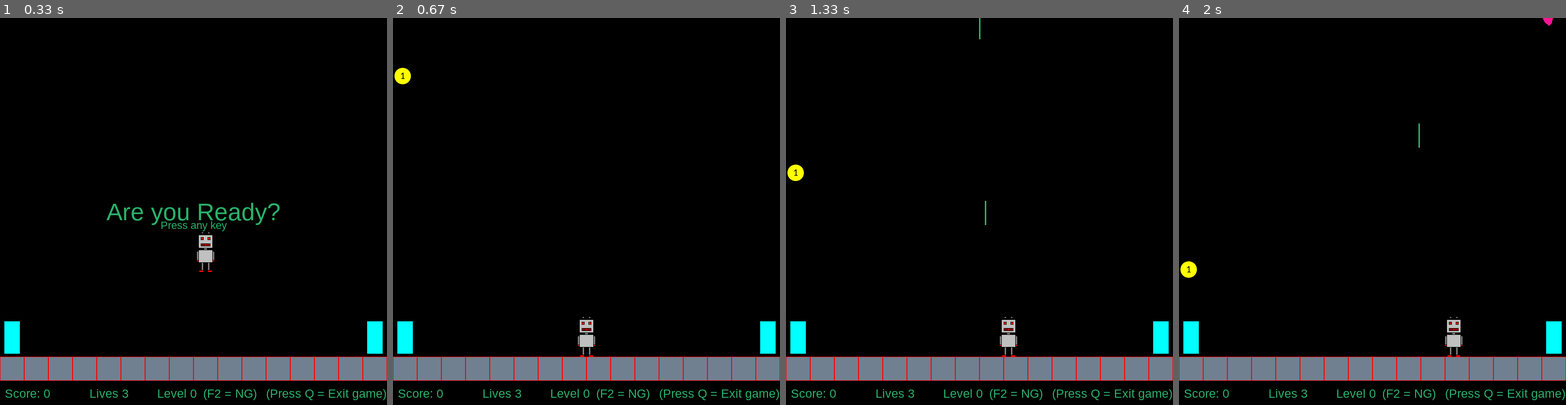
Above: before the commit, frames 1-4 (left to right).
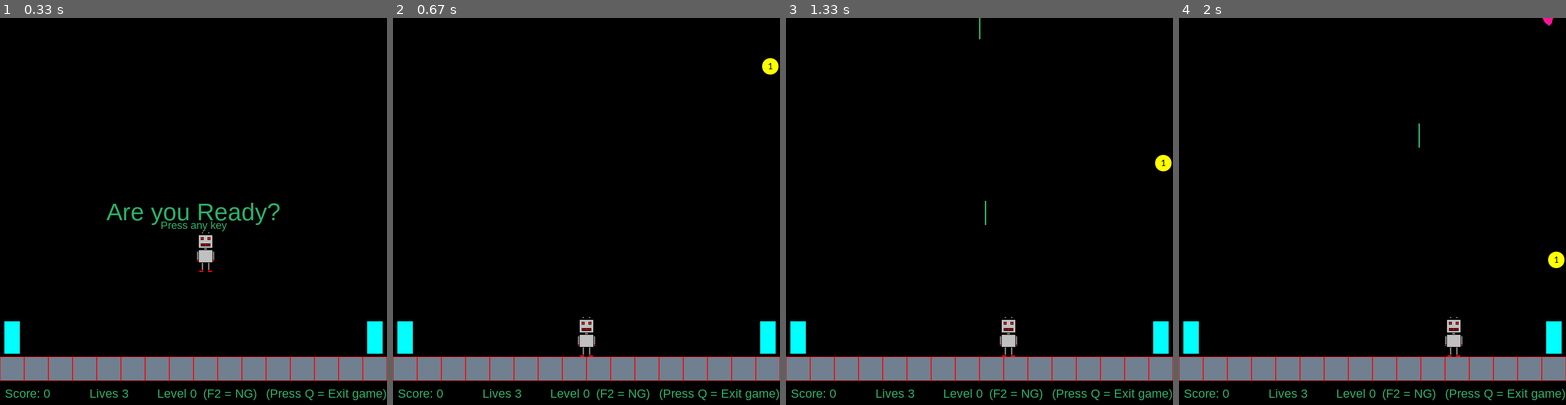
Above: after the commit, the same moments.

Repository: Acrofil/PygameGameProject
Game: pygame game, started from main.py
Two runs of this game, one before a commit and one after it. Both use one fixed random seed, a clock stepped at 60 frames per second and the inputs below.
Inputs:
- Up to frame 1 (0.33 s): no input
- Up to frame 2 (0.67 s): tap Space at 0.33 s
- Up to frame 3 (1.33 s): tap Space at 0.67, 1.07 s; hold Right from 1 s (still down)
- Up to frame 4 (2 s): tap Space at 1.37, 1.57, 1.87 s; release Right at 1.47 s; hold Right 1.5-1.97 s

Frame 1 is identical in both runs. In frame 2, 0.3% of the frame differs, in the area x 0-100%, y 10-18%; in frame 3, 0.3%; in frame 4, 0.3%.

Commit message:
third commit update to final version and update readme

Diff:
--- a/main.py
+++ b/main.py
@@ -4,9 +4,9 @@
 import random
 import os
 
-##################################################### GAME INFO #################################################
+################################################ GAME INFO ######################################################
 #                                                                                                               #
-# - Game Objective - Collect 5 coins to level up, starting point level 0, end point reach level 5 withour dying.#
+# - Game Objective - Collect 5 coins to level up, starting point level 0, end point reach level 5 without dying.#
 # - Two types of ghosts come from above:                                                                        #
 # - Type 1: Gray: They are following you whenever you go.                                                       #
 # - Type 2: Pink: They only fall down, but can do damage too                                                    #
@@ -17,16 +17,16 @@
 # - If you shoot another ghost the coin respawns at the new location. Sometimes would be necessary to do so.    #
 # - There is some kind of escape mechanism with the doors, with little delay between usage.                     #
 # - Goal is to reach level 5 without spending all your lives/hits.                                              #
-# *Bonus coin spawns at the start of the game                                                                   #
+# - Bonus coin spawns at random location - Left or Right corner at the start of the game.                       #
 #                                                                                                               #
-##################################################### GAME INFO #################################################
+################################################ GAME INFO ######################################################
 
 pg.init()
 
-# Start game at center
+# Start game at center of the screen
 os.environ['SDL_VIDEO_CENTERED'] = '1'
 
-# Global parameters
+# Global's
 WIN_WIDTH, WIN_HEIGHT = (800, 800)
 RED = (255, 0, 0)
 BLACK = (0, 0, 0)
@@ -34,23 +34,25 @@
 GRAY = (177, 177, 177)
 PINK = (255,20,147)
 POINTS = 25
-
-# Class for creating our enemies, loading images, editing them and random location on screen
+FPS = 60
+
+# Class for creating the enemies, loading images, editing them and random location on screen
 class EnemyController:
     def __init__(self, window_rect):
         # Create enemies
         self.window_rect = window_rect
         self.enemies = []
         self.player_enemies = 5
+        self.gray_enemy_image = self.enemy_image_load('gray')
+        self.pink_enemy_image = self.enemy_image_load('pink')
         self.create_enemies()
 
+        # Used only for our game over screen
         self.enemy_image_won = self.enemy_image_load('pink')
         self.enemy_image_won_rect = self.enemy_image_won.get_rect()
 
     # Create our enemies. Load them and do modifications. Append them to our list with enemies
     def create_enemies(self):
-        self.gray_enemy_image = self.enemy_image_load('gray')
-        self.pink_enemy_image = self.enemy_image_load('pink')
 
         for i in range(self.player_enemies):
             self.enemies.append(self.random_enemy_location('gray'))
@@ -62,7 +64,7 @@
         arr.replace(from_, to)
         del arr
 
-    # Load enemy image, swap colors, transform.
+    # Load enemy image, swap colors, transform image
     def enemy_image_load(self, type):
         image = pg.image.load('monster.png').convert_alpha()
         if type == 'gray':
@@ -82,7 +84,7 @@
 
             return transformed_image
 
-    # Random enemy location on screen
+    # Generate random enemy location on screen
     def random_enemy_location(self, type):
         x = random.randint(0, self.window_rect.width)
         y = random.randint(-500, -100)
@@ -92,7 +94,7 @@
         elif type == 'pink':
             return Enemy(self.pink_enemy_image, self.window_rect, (x, y), type)
 
-    # Update our enemies and check for: Collision with player, if enemy is killed, if enemy is off screen
+    # Update our enemies and check for: Collision with player, if enemy is killed or if enemy is off screen
     def update(self, player, window):
         for enemy in self.enemies:
             enemy.update(player)
@@ -102,28 +104,33 @@
                 player.add_points(POINTS)
                 self.enemies.append(self.random_enemy_location(enemy_type))
 
-            if enemy.collide_player: # If collide with player
+             # If there is collision with player
+            if enemy.collide_player:
                 self.enemies.remove(enemy)
                 player.take_damage(1)
                 self.enemies.append(self.random_enemy_location(enemy_type))
                 # Sometimes generates error when player is moving and ghost touch it
                 break
 
-            if enemy.off_screen: # If its offscren, remove it and add it to a starting location again
+            # If its offscren, remove it and add it to a random starting location again
+            if enemy.off_screen:
                 self.enemies.remove(enemy)
                 enemy.off_screen = False
                 self.enemies.append(self.random_enemy_location(enemy_type))
 
-            if player.upgrade_enemies: # If level up upgrade_enemies == True
+            # If level up upgrade_enemies == True. Upgrade max enemies, set upgrade to false for next level up
+            if player.upgrade_enemies:
                 self.update_max_enemies(player)
                 player.upgrade_enemies = False
 
             enemy.draw(window)
 
     def update_max_enemies(self, player):
-
-        self.player_enemies += 5 # Increase our enemies by 5
-        self.create_enemies()    # Create new enemies
+        # Increase our max enemies by 5 - 5 of each kind so its 10
+        # Create new enemies
+        self.player_enemies += 5
+        self.create_enemies()
+        print(len(self.enemies))
 
 class Enemy:
     def __init__(self, image, window_rect, starting_position, enemy_type):
@@ -143,6 +150,7 @@
         # Enemy position on screen
         self.off_screen = False
 
+    # Method to keep track of player position and move the ghost toward him
     def position_to_player(self, player_rect):
         c = math.sqrt((player_rect.x - self.rect.x) ** 2 + (player_rect.y - self.distance_from_player - self.rect.y) **2)
         try:
@@ -152,6 +160,7 @@
             return False
         return (x, y)
 
+    # Update each enemy type and move them
     def update(self, player):
         if self.enemy_type == 'gray':
             new_position = self.position_to_player(player.rect) # We send player rect location
@@ -172,11 +181,11 @@
 
     # Check player collision
     def check_player_collision(self, player):
-        # Check if both rects collide
-        if self.rect.colliderect(player.rect): # If they do collide
-            offset_x = player.rect.x - self.rect.x # Create offset x and y
+        # Check if both rects collide.  If they do collide,  create offset x and y and check if masks collide too.
+        if self.rect.colliderect(player.rect):
+            offset_x = player.rect.x - self.rect.x
             offset_y = player.rect.y - self.rect.y
-            if self.mask.overlap(player.mask, (offset_x, offset_y)): # Check if masks collide
+            if self.mask.overlap(player.mask, (offset_x, offset_y)):
                 self.collide_player = True
 
     # Draw enemy on screen/surface/window
@@ -227,6 +236,7 @@
         self.door_delay = 1000
         self.can_enter = False
 
+        # To update our stats information - take_damage, add_points, level_up
         self.tools = tools
 
     def take_damage(self, value):
@@ -245,22 +255,21 @@
         if self.level == 5:
             self.game_won = True
 
-    # Listening for events for player pressing space == shooting
+    # Listening for events for player if pressing space == shooting
     def get_event(self, event):
         if event.type == pg.KEYDOWN:
             if event.key == pg.K_SPACE:
                 if self.add_laser:  # If True == We can shoot
                     self.lasers.append(GhostBlaster(self.rect.center, self.window_rect, self.bullet_color)) # Create laser obj from Laser class and append to lasers
-                    self.add_laser = False                                                           # Set to False after appending
-            if event.key == pg.K_F2:
-                pass
+                    self.add_laser = False # Set to False after appending
             if event.key == pg.K_q:
                 pg.quit()
                 sys.exit()
 
     # Update player
     def update(self, keys, enemies, door):
-        self.rect.clamp_ip(self.window_rect) # Set boundaries for player for moving off screen
+        # Set boundaries for player not being able moving off screen
+        self.rect.clamp_ip(self.window_rect)
 
         # Move left or right
         if keys[pg.K_LEFT]:
@@ -279,12 +288,12 @@
             if remove:
                 self.lasers.remove(laser)
 
-        # Check collision with laser, ghosts and door
+        # Check collision with laser, ghosts and door a
         self.check_collision_blaster(enemies)
         self.check_player_enter_door(door)
         self.check_player_level()
 
-        # if 0 player dead
+        # Keep track of player lives,  0 == dead
         if self.lives <= 0:
             self.lives = 0
             self.dead = True
@@ -354,7 +363,7 @@
         if self.rect.bottom < self.window_rect.top:
             return True
 
-    # Draw laser
+    # Draw laser on screen
     def render(self, surface):
         surface.blit(self.image, self.rect)
 
@@ -363,7 +372,12 @@
     def __init__(self):
         self.image = pg.image.load('coin.png').convert()
         self.image.set_colorkey(BLACK)
-        self.rect = self.image.get_rect()
+
+        # Spawn coin at start at random location - Left corner or Right corner
+        self.spawn_random = random.choice([[20, 0], [WIN_WIDTH -20, 0]])
+        self.rect = self.image.get_rect(center=(self.spawn_random))
+
+        #self.rect = self.image.get_rect(center=(self.window_rect.centerx, self.window_rect.bottom - self.start_buffer))
 
         self.collected = False
         self.coin_points = 50
@@ -394,7 +408,7 @@
         surface.blit(self.image, self.rect)
 
 class Floor:
-    def __init__(self, window_rect):
+    def __init__(self):
         self.image = pg.Surface([50, 50]).convert_alpha()
         self.image_rect = self.image.get_rect()
         self.image.fill((112, 128, 144))
@@ -414,7 +428,7 @@
 
 # Escape mechanism for our robot
 class Door:
-    def __init__(self, window_rect):
+    def __init__(self):
         self.image = pg.image.load('door.png').convert()
         self.original_image = pg.transform.scale(self.image, (50, 100))
         self.rect = self.original_image.get_rect()
@@ -437,8 +451,11 @@
 
     # Defining font size, color and position on screen for texts also update them
     def font_init(self, window_rect):
+        # Size and color
         self.text_size = 25
         self.text_color = (GREEN)
+
+        # Game texts position on screen
         self.score_position = (10, WIN_HEIGHT - 10)
         self.font = pg.font.SysFont('Arial', self.text_size)
         self.lives_position = (185, window_rect.bottom - 10)
@@ -446,17 +463,21 @@
         self.new_game_position = (WIN_WIDTH - 380, WIN_HEIGHT - 10)
         self.exit_game_position = (WIN_WIDTH - 250, window_rect.bottom - 10)
 
-        # Update all of our texts
+        # Create our update's texts for score, lives, level
         self.update_score()
         self.update_lives()
         self.update_level()
+
+        # Create exit, start & new game texts
         self.exit_text()
         self.start_screen()
         self.new_game()
+
+        # Create game over and game won texts
         self.game_over()
         self.game_won()
 
-    # Create score, lives, level, exit, new game texts
+    # Create score, lives, level, exit, new game texts  updates and rects
     def update_score(self, score=0):
         self.score_text, self.score_text_rect = self.make_text(f'Score: {score}', self.score_position)
 
@@ -519,24 +540,29 @@
 
         pg.display.set_caption("Ghost Blaster")
 
+        # Start the game. Create player, enemies...
         self.new_game()
 
     # Player, floor, door, enemy_control/enemies & coin. Tools for our texts, start and game over screens
     def new_game(self):
         tools = Tools(self.window)
         player = Player(self.window_rect, tools)
-        floor = Floor(self.window_rect)
-        door = Door(self.window_rect)
+        floor = Floor()
+        door = Door()
         enemy_contol = EnemyController(self.window_rect)
         coin = Coin()
 
+        # Start game main loop
         self.main_loop(tools, player, floor, door, enemy_contol, coin)
 
+    # Main loop of our game
     def main_loop(self, tools, player, floor, door, enemy_control, coin):
         # Clock
         clock = pg.time.Clock()
+
          # While loop is running
         running = True
+
         # Start screen check
         pressed_key = False
 
@@ -555,6 +581,7 @@
                 player.get_event(event)
 
             self.window.fill(BLACK)
+
             # If player is alive and game is not won and game is started. Update player, enemies and coin and draw them on screen
             if not player.dead and not player.game_won and pressed_key:
                 player.update(keys, enemy_control.enemies, door)
@@ -586,7 +613,7 @@
             tools.draw()
 
             pg.display.update()
-            clock.tick(60)
+            clock.tick(FPS)
 
         # Exit
         pg.quit()
Not shown, changed: README.md
